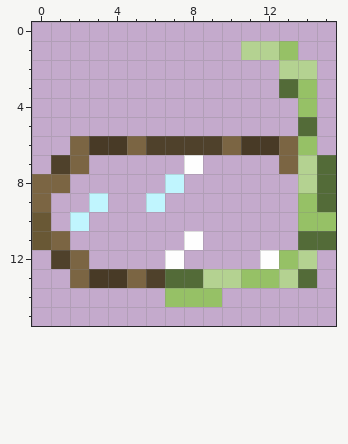
Pixel-art sprite -- src/main/resources/assets/oceanica/textures/diving/items/diving.mask.png. This is how it looked before the edit.
The file is 16x16 pixels. Pixels under 10% opacity are left out. Colours within 5 levels of each other are drawn and written as one.
Once edited:
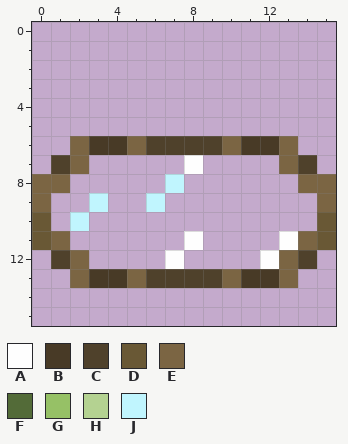
Palette (. is transparent): A #fefefe  B #483a26  C #4e4029fc  D #695835  E #7b6543  F #536b38  G #96c166  H #b4d291  J #c0f5fe
Author's note on the commit: Split Diving Mask and Snorkel Mask into different items.
Difference:
{"y":1,"x":11,"old":"HHG","new":"..."}
{"y":2,"x":13,"old":"HH","new":".."}
{"y":3,"x":13,"old":"FG","new":".."}
{"y":4,"x":14,"old":"G","new":"."}
{"y":5,"x":14,"old":"F","new":"."}
{"y":6,"x":14,"old":"G","new":"."}
{"y":7,"x":14,"old":"HF","new":"C."}
{"y":8,"x":14,"old":"HF","new":"EE"}
{"y":9,"x":14,"old":"GF","new":".E"}
{"y":10,"x":14,"old":"GG","new":".D"}
{"y":11,"x":13,"old":".FF","new":"AED"}
{"y":12,"x":13,"old":"GH","new":"EC"}
{"y":13,"x":7,"old":"FFHHGGHF","new":"CCCEBBE."}
{"y":14,"x":7,"old":"GGG","new":"..."}
{"label":"changed","picture_box":[165,41,336,307]}
